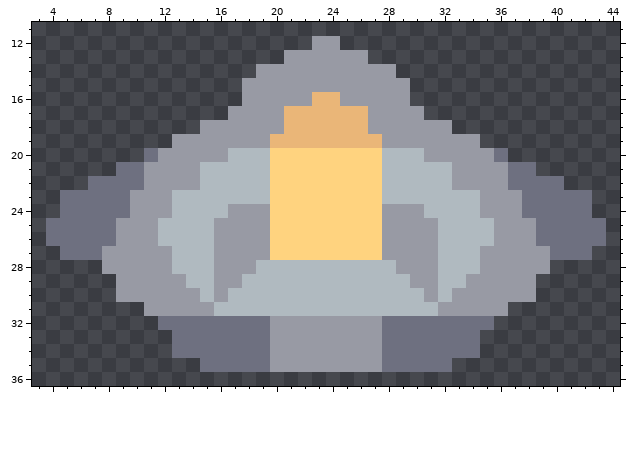
One commit to this pixel-art sprite: core/assets-raw/sprites/mechs/mechs/alpha-mech.png. Above is the file before it was changed.
The file is 48x48 pixels. Shown: x 3..44, y 11..36.
The same view after the edit:
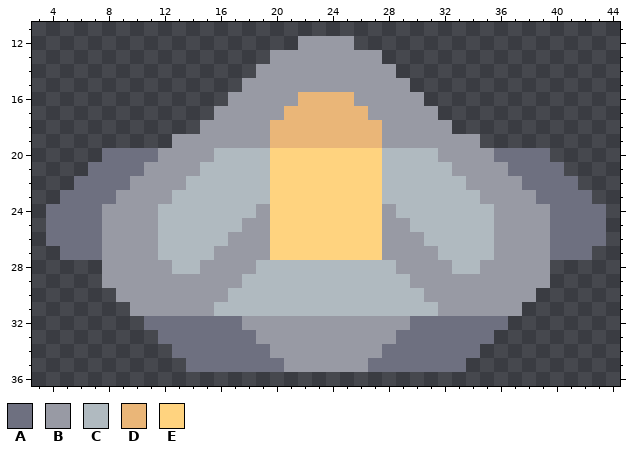
Palette (. is transparent): A #6e7080  B #989aa4  C #b0bac0  D #eab678  E #ffd37f
The edit:
There is now colour A in row 20 at x 8 to 10 and 37 to 39; in row 21 at x 7 to 8 and 39 to 40; in row 22 at x 6 and 41; in row 24 at x 4 and 43; in row 32 at x 11 and 36; in row 33 at x 12 and 35.
There is now colour A in row 35 at x 14 and 33.
The edit turns colour B into colour A in row 35 at x 20 and 27.
There is now colour B in row 12 at x 22 and 25; in row 13 at x 20 and 27; in row 16 at x 17 and 30; in row 17 at x 16 and 31; in row 29 at x 8 and 39; in row 31 at x 10 and 37.
The edit turns colour A into colour B in row 22 at x 10 and 37; in row 23 at x 9 and 38; in row 24 at x 8 to 9 and 38 to 39; in rows 25 to 26 at x 8 and 39; in row 32 at x 18 to 19 and 28 to 29; in row 33 at x 19 and 28.
The edit turns colour C into colour B in row 28 at x 15 and 32; in row 29 at x 14 to 15 and 32 to 33; in row 30 at x 15 and 32.
The edit turns colour B into colour C in row 20 at x 16 and 31; in row 22 at x 14 and 33; in row 24 at x 12, 17 to 18, 29 to 30 and 35; in row 25 at x 16 to 17 and 30 to 31; in row 26 at x 16 and 31; in row 27 at x 12 and 35.
The edit turns colour B into colour D in row 16 at x 22 and 25; in row 18 at x 20 and 27.
Where, in picture pixels (left, top, right, bottom), the same in both pictures:
changed: (46, 36, 606, 372)
